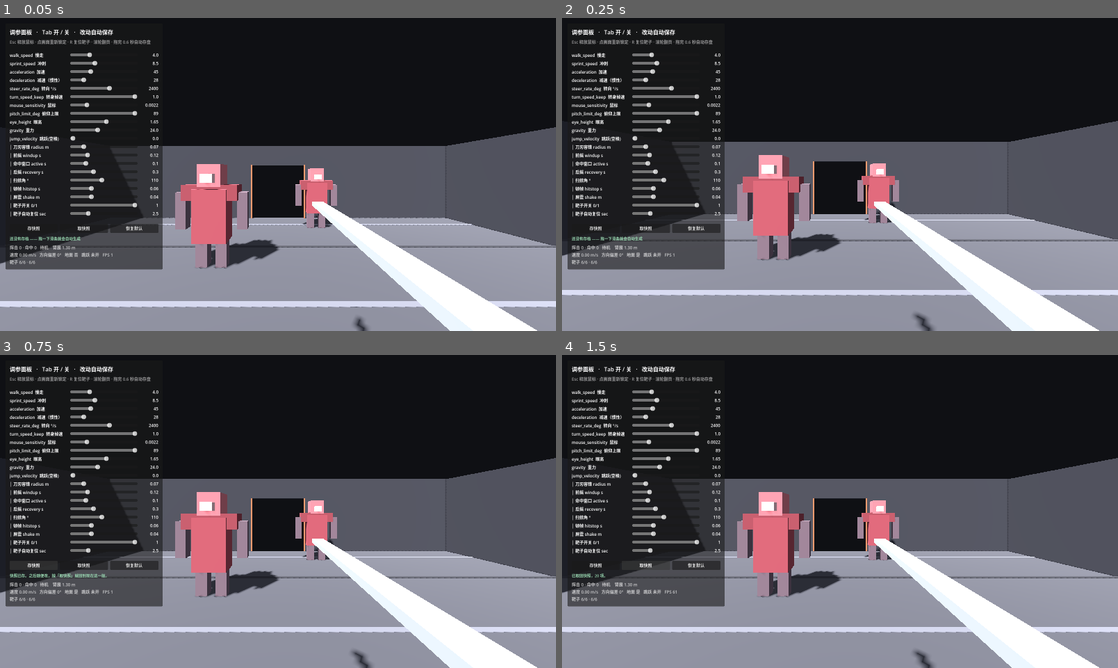
Above: before the commit, frames 1-4 (two rows, left to right).
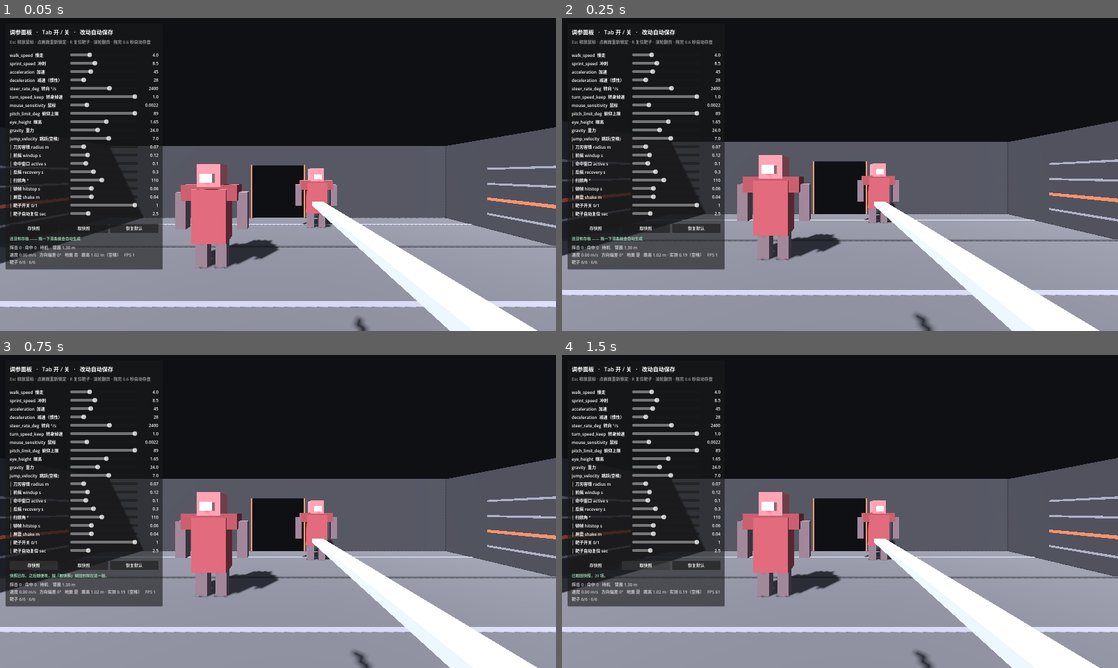
Above: after the commit, the same moments.

Repository: xMagElonx/pigman
Game: Godot game, scene res://scenes/main.tscn
Same seed, same stepped clock (60 frames per second), same inputs: the game is played once before the commit and once after it.
Inputs:
- Up to frame 1 (0.05 s): no input
- Up to frame 2 (0.25 s): no input
- Up to frame 3 (0.75 s): click "存快照" at 0.5 s
- Up to frame 4 (1.5 s): click "取快照" at 1.25 s

The runs differ from the first frame. In frame 1, 0.7% of the frame differs, in the area x 0-100%, y 37-77%; in frame 2, 0.7%; in frame 3, 0.7%; in frame 4, 0.7%.

Commit message:
M1: 跳跃默认打开 + 墙上垂直尺 + 实测跳高读数
归类修正：上一版把跳跃归成「手感三变量之外的第四个」，那是错的。
挥砍那三个变量（挥击窗口 / 反馈 / 目标反应）全是战斗变量；
跳跃是移动变量 —— 它和 walk_speed、steer_rate 才是一类东西，属于 M1。
移动变量和战斗变量不竞争，所以那个顾虑不成立。

- player_controller.gd
    jump_velocity 默认 0 -> 7.0（跳高约 1.02 m，按空格）
    新增腾空高度采样 last_jump_peak()：给出「刚才到底跳了多高」的实测值
    修掉自己写的一个 bug：腾空基准 y 原本「离地那一刻才记」，
    会取到起跳后第一帧（已上升约 0.11 m），实测值系统性少报整整一帧。
    （表现是面板说 0.88、其实 0.99 —— 不报错，只是数字一直偏一点）

- graybox.gd
    东西两墙各加四条高度刻度（0.5 / 1.0 / 1.5 / 2.0 m，1.0 m 为橙色）。
    地面刻度线量「你走多远」，它量「你跳多高」——
    同一条理由：把不可见的量变成可读的参照。

- main.gd
    新增 @export height_marks；读数改为「跳高 X.XX m · 实测 X.XX」

自检实测：
    理论跳高 0.935 m / 实测最高 0.992 m / 差 +0.057 m（积分离散误差）
    站姿刀身中点 1.430 m / 跳跃最高点 2.423 m
    → 刀高出靶子顶 0.423 m：跳起来平视挥刀会砍空，必须低头。
      这是「跳跃 × 近战」的第一个真实交点，不是 bug。

Diff:
--- a/scripts/graybox.gd
+++ b/scripts/graybox.gd
@@ -6,7 +6,13 @@
 ## M0/M1 只回答一个问题：移动这件事，能不能被看见、被感受到。
 ##
 ## 房间参数由 main.gd 通过 @export 传进来，可以在 Inspector 里直接改。
-## 所有几何体都带碰撞；地面条纹只是视觉参照，不带碰撞。
+## 所有几何体都带碰撞；地面条纹和墙上刻度只是视觉参照，不带碰撞。
+##
+## ── 两把尺子（2026-10-14）────────────────────────────────────────
+##   地面刻度线：**水平尺**，每 2 米一道 —— 量你「走多远」。
+##   墙上高度刻度：**垂直尺**，每 0.5 米一道 —— 量你「跳多高」。
+## 两把尺子是同一条理由：把不可见的量变成可读的参照。
+## 没有尺子，拖滑条就只是盲调 —— 你分不清「我改了」和「我以为我改了」。
 
 const FLOOR_COLOR := Color(0.34, 0.34, 0.36)
 const STRIPE_COLOR := Color(0.50, 0.50, 0.53)
@@ -21,7 +27,8 @@
 	with_ceiling: bool,
 	stripes: bool,
 	door_width: float,
-	door_height: float
+	door_height: float,
+	height_marks: bool = true
 ) -> void:
 	var half := room_size * 0.5
 	var t := WALL_THICKNESS
@@ -59,6 +66,37 @@
 			var z: float = -half.z + step * (float(i) + 0.5)
 			var col: Color = STRIPE_COLOR if i % 2 == 0 else FLOOR_COLOR.darkened(0.2)
 			_decal(parent, "Stripe_%d" % i, Vector3(room_size.x, 0.015, 0.10), Vector3(0, 0.008, z), col)
+
+	if height_marks:
+		_height_marks(parent, room_size)
+
+
+# --- 高度刻度（垂直尺）-------------------------------------------------------
+#
+# 地面刻度线量的是「你走多远」，它量不了「你跳多高」。
+# 而跳跃一打开，后者立刻是第一个要判断的问题 ——
+# 没有一根垂直的参照，拖 jump_velocity 仍然是在盲调。
+#
+# 1.0 m 那条用门框的橙色：因为「跳不跳得过一米」是这里唯一的关键判断，
+# 它该在一眼之间被读出来，而不是靠数刻度。
+static func _height_marks(parent: Node3D, room_size: Vector3) -> void:
+	var half := room_size * 0.5
+	var length: float = minf(room_size.z - 0.6, 6.0)
+	for h in [0.5, 1.0, 1.5, 2.0]:
+		var hf: float = h
+		if hf > room_size.y - 0.12:
+			continue
+		var major: bool = is_equal_approx(hf, 1.0)
+		var col: Color = FRAME_COLOR if major else STRIPE_COLOR
+		var thick: float = 0.09 if major else 0.06
+		for sx in [-1.0, 1.0]:
+			_decal(
+				parent,
+				"HMark_%s_%d" % ["W" if sx < 0.0 else "E", int(hf * 10.0)],
+				Vector3(0.02, thick, length),
+				Vector3(sx * (half.x - 0.02), hf, 0.0),
+				col
+			)
 
 
 # --- 内部工具：带碰撞的方块 -------------------------------------------------
--- a/scripts/main.gd
+++ b/scripts/main.gd
@@ -20,14 +20,23 @@
 ##      模型和命中碰撞箱**共用同一个来源** → 两者不可能再对不上。
 ##   ② 参数持久化：启动时读 user://tuning.cfg，面板改动 0.6 秒后自动写回。
 ##   ③ 跳跃从借用的 ui_accept 改成独立的 jump 动作（空格），并显示跳跃高度。
+##
+## ── 2026-10-14 晚：跳跃默认打开 + 垂直尺 ────────────────────────
+##   ④ jump_velocity 默认 0 → 7.0（跳高约 1.02 m）。
+##      原因见 player_controller.gd 里那段注释：跳跃是**移动变量**，
+##      不是战斗的第四个变量，它属于 M1。用户实测「一点进去就想跳」。
+##   ⑤ 墙上加高度刻度（垂直尺）。地面刻度量「走多远」，它量「跳多高」。
 
 @export_group("房间")
 ## 房间尺寸（米）。改这里，整个灰盒会按新尺寸重建。
 @export var room_size := Vector3(14.0, 3.0, 9.0)
 ## 要不要天花板。默认关掉 —— 开着的话平行光进不来，灰盒会变得很平、很难读深度。
+## ⚠️ 跳跃打开之后这条更值得注意：天花板一开，跳太高会撞头。
 @export var with_ceiling := false
-## 地面每 2 米一道刻度，用来看速度。
+## 地面每 2 米一道刻度，用来看速度（**水平尺**）。
 @export var floor_stripes := true
+## 墙上每 0.5 米一道高度刻度，用来看跳跃（**垂直尺**）。1.0 m 那条是橙色。
+@export var height_marks := true
 ## 北墙门洞的宽与高（米）。M5 会在这里放一扇真的门。
 @export var door_width := 2.2
 @export var door_height := 2.2
@@ -66,7 +75,7 @@
 func _ready() -> void:
 	InputActions.ensure()
 	_build_environment()
-	Graybox.build(self, room_size, with_ceiling, floor_stripes, door_width, door_height)
+	Graybox.build(self, room_size, with_ceiling, floor_stripes, door_width, door_height, height_marks)
 	_player = _build_player()
 	_build_weapon()
 
@@ -80,7 +89,7 @@
 	_build_tuner()
 
 	Input.mouse_mode = Input.MOUSE_MODE_VISIBLE
-	print("[PIGMAN M0/M1/M2] WASD 移动 · Shift 冲刺 · 鼠标左键 挥砍 · 空格 跳跃(默认关) · R 复位靶子 · Tab 调参面板 · Esc 释放鼠标")
+	print("[PIGMAN M0/M1/M2] WASD 移动 · Shift 冲刺 · 鼠标左键 挥砍 · 空格 跳跃 · R 复位靶子 · Tab 调参面板 · Esc 释放鼠标")
 	if loaded > 0:
 		print("[调参] 已从 %s 载入 %d 项" % [TuningStore.human_path(TuningStore.AUTO_PATH), loaded])
 	else:
@@ -134,12 +143,17 @@
 
 
 ## 跳跃那一格读数。
-## jump_velocity = 0 时明确告诉玩家「怎么开」—— 之前这个信息只存在于代码里，
-## 屏幕上什么都没有，于是「拖了滑条没反应」看起来就像个 bug。
+## 两件事要在这里说清楚（都是曾经「拖了滑条没反应」留下的教训）：
+##   ① jump_velocity = 0 时明确告诉玩家「未开」，而不是留白让人以为是 bug
+##   ② 除了公式算的理论高度，还给出**落地后实测的最高点** ——
+##      前者是设计意图，后者才是这台机器上真的发生的
 func _jump_text() -> String:
 	if _player.jump_velocity <= 0.0:
 		return "跳跃 未开"
-	return "跳高 %.2f m" % _player.jump_height()
+	var peak := _player.last_jump_peak()
+	if peak > 0.05:
+		return "跳高 %.2f m · 实测 %.2f（空格）" % [_player.jump_height(), peak]
+	return "跳高 %.2f m（空格）" % _player.jump_height()
 
 
 func _dummy_hp_text() -> String:
@@ -227,6 +241,11 @@
 
 	# Pivot 就是「手腕」：绕它转 y 轴 = 横斩。
 	# 位置放在画面右下角，是因为第一人称里刀身从正中横过去会挡住你看敌人。
+	#
+	# ⚠️ 注意这个 -0.22 的 y 偏移：它意味着**刀的基准高度约 1.43 m**
+	#    （眼高 1.65 − 0.22）。靶子全高 2.00 m，所以站着挥刀落在靶身上。
+	#    但跳起 1.02 m 之后刀会升到约 2.45 m —— **高出靶子头顶**。
+	#    这是跳跃一打开就立刻出现的第一个真实冲突，见 player_controller.gd。
 	var pivot := Node3D.new()
 	pivot.name = "Pivot"
 	pivot.position = Vector3(0.30, -0.22, -0.12)
--- a/scripts/player_controller.gd
+++ b/scripts/player_controller.gd
@@ -37,7 +37,7 @@
 ##   横向漂移 = R × (1 - cos 转角)
 ##   实测（冲刺 8.5 m/s、原地转 90°）：
 ##     4000 → 约 0.11 m   基本等于指哪打哪
-##     2400 → 约 0.20 m   当前默认 ← 手感上已经等于「指哪走哪」
+##     2400 → 约 0.13 m   当前默认 ← 手感上已经等于「指哪走哪」
 ##     1500 → 约 0.30 m   有一点重量
 ##      720 → 约 0.61 m   明显能感觉到「被甩」（原来就是这个值）
 ##      300 → 约 1.8 m    几乎像在冰上
@@ -55,6 +55,8 @@
 ## 把它拖到 0.5 附近，急转就会明显掉速，你才第一次感觉到身体有质量。
 ##
 ## 默认留 1.0（不改变你现有手感）—— 要不要开，由你在滑条上决定。
+## ⚠️ 它和 steer_rate 耦合：2400 时转身 3 帧就转完了，它几乎没有发挥空间。
+##    想试它的效果，先把 steer_rate 拖到 400 附近。
 @export var turn_speed_keep := 1.0
 
 @export_group("视角")
@@ -73,28 +75,46 @@
 ## 重力。灰盒阶段由你手填，方便先调下落手感。
 @export var gravity := 24.0
 
-## 跳跃初速度（米/秒）。**默认 0 = 不跳 —— 这是刻意的，不是 bug。**
-##
-## 为什么默认关（2026-10-14 说明）：
-##   计划书 v0.2 里没有跳跃。M1–M3 要验证的是「地面移动 + 挥砍」，
-##   跳跃会往手感里塞进第四个变量：你分不清一次「砍空了」
-##   是因为跑位不对，还是因为你人在空中、刀的高度变了。
-##   所以它默认关着，等你明确需要它时再开。
-##
-## 怎么开：把面板上这一条拖到非 0 即可（比如 6.0），然后按 **空格**。
-##   跳跃高度 ≈ v² / (2 × gravity)
-##     gravity = 24 时：v=4 → 0.33 m   v=6 → 0.75 m   v=8 → 1.33 m
-##   面板读数里会直接显示当前值对应的高度，不用自己算。
+## 跳跃初速度（米/秒）。**默认 7.0 —— 跳高约 1.02 m。按空格。**
+##
+## ── 它为什么曾经是 0（2026-10-14 上午）────────────────────────
+##   当时的理由是「跳跃是手感三变量之外的第四个变量」。
+## ── 那个理由是错的（2026-10-14 晚，由用户实测推翻）──────────
+##   挥砍的三个变量（挥击窗口 / 反馈 / 目标反应）**全是战斗变量**。
+##   跳跃是**移动变量** —— 它和 walk_speed、steer_rate 才是一类东西，
+##   属于 M1 的地盘。移动和战斗不竞争，所以「第四个变量」这个顾虑不成立。
+##   用户的实测反应：「一点进去就想跳」。
+##   → 那不是「跳跃很爽」的证据，是**对空间操控权的第一反应**。
+##     一个人进到一个新空间，第一件事是测试「这里能被怎么玩」。
+##   → 但它是真的需求，所以默认开。
+##
+## ── 它立刻会撞上的那个冲突（这才是要你去测的东西）────────────
+##   刀的水平基准高度 ≈ 1.43 m（眼高 1.65 − 手腕相对下移 0.22）。
+##   靶子全高 2.00 m。
+##   跳高 1.02 m 时，刀的基准高度升到 ≈ 2.45 m
+##   → **高出靶子头顶 0.45 m。**
+##   也就是说：跳起来**平视**挥刀会砍空，必须**低头**才砍得到。
+##   这不是 bug，这是「跳跃 × 近战」的第一个真实交点 —— 也是你下一件要判断的事。
+##
+## 换算：跳跃高度 ≈ v² / (2 × gravity)
+##   gravity = 24 时：v=5 → 0.52 m   v=7 → 1.02 m   v=9 → 1.69 m
+##   面板读数显示理论高度；落地后还会附上**实测最高点**（那个才是真的发生的）。
 ##
 ## ⚠️ 2026-10-14 之前，它绑的是 Godot 内置的 ui_accept，
 ##    而屏幕上从来没有写过「按什么键跳」—— 于是拖了滑条也看不出反应。
 ##    现在它是一个独立动作 jump（空格），并且写进了屏幕提示和面板标签。
-@export var jump_velocity := 0.0
+@export var jump_velocity := 7.0
 
 var _head: Node3D
 var _camera: Camera3D
 var _yaw := 0.0
 var _pitch := 0.0
+
+# 腾空高度采样（2026-10-14 新增）。给「我到底跳了多高」一个实测数字。
+var _airborne := false
+var _air_origin_y := 0.0
+var _air_peak := 0.0
+var _last_jump_peak := 0.0
 
 
 func _ready() -> void:
@@ -170,6 +190,25 @@
 
 	move_and_slide()
 
+	# 腾空高度采样：记录「离开地面到重新落地」这段时间里的最高点。
+	# 落地那一刻冻结成 _last_jump_peak —— 理论值是 v²/2g，这个才是真的发生的。
+	#
+	# ⚠️ 基准 y 必须**站在地面上时**就持续刷新。
+	#    第一版写成「离地那一刻才记基准」，结果基准取到了起跳后的第一帧 ——
+	#    那时玩家已经上升了约 0.11 m（v=6.7、1/60 秒），于是实测值
+	#    系统性地少报整整一帧的上升量（0.88 而不是 0.99）。
+	#    这类错误不报错、不崩溃，只是数字一直偏一点 —— 最难发现的那种。
+	if is_on_floor():
+		_air_origin_y = global_position.y
+		if _airborne:
+			_last_jump_peak = _air_peak
+			_airborne = false
+	else:
+		if not _airborne:
+			_airborne = true
+			_air_peak = 0.0
+		_air_peak = maxf(_air_peak, global_position.y - _air_origin_y)
+
 
 ## 当前 jump_velocity 对应的理论跳跃高度（米）。给面板读数用的 ——
 ## 拖滑条时能立刻看见「这个数字意味着跳多高」，不用自己算 v²/2g。
@@ -179,6 +218,13 @@
 	return jump_velocity * jump_velocity / (2.0 * maxf(gravity, 0.001))
 
 
+## 上一次跳跃的**实测**最高点（米，相对起飞点）。落地那一刻冻结。
+## 它是 jump_height() 的对照面：公式算出来的和真的跳出来的，
+## 差多少就是这一帧这一步的手感真相。
+func last_jump_peak() -> float:
+	return _last_jump_peak
+
+
 ## 给调参面板用的实时读数。
 func horizontal_speed() -> float:
 	return Vector2(velocity.x, velocity.z).length()
@@ -186,7 +232,7 @@
 
 ## 「速度方向」和「朝向」差了多少度。
 ##
-## 这是本次修复的核心 —— 它是那个「莫名其妙的左右位移」的度量。
+## 这是转身漂移修复的核心 —— 它是那个「莫名其妙的左右位移」的度量。
 ##   0°  = 身体听话，指哪走哪。
 ##   90° = 你转了，身体还在往原来的方向滑 —— 漂移正在发生。
 ##
Not shown, changed: documents/godot-dev-plan-M0-M7.md
